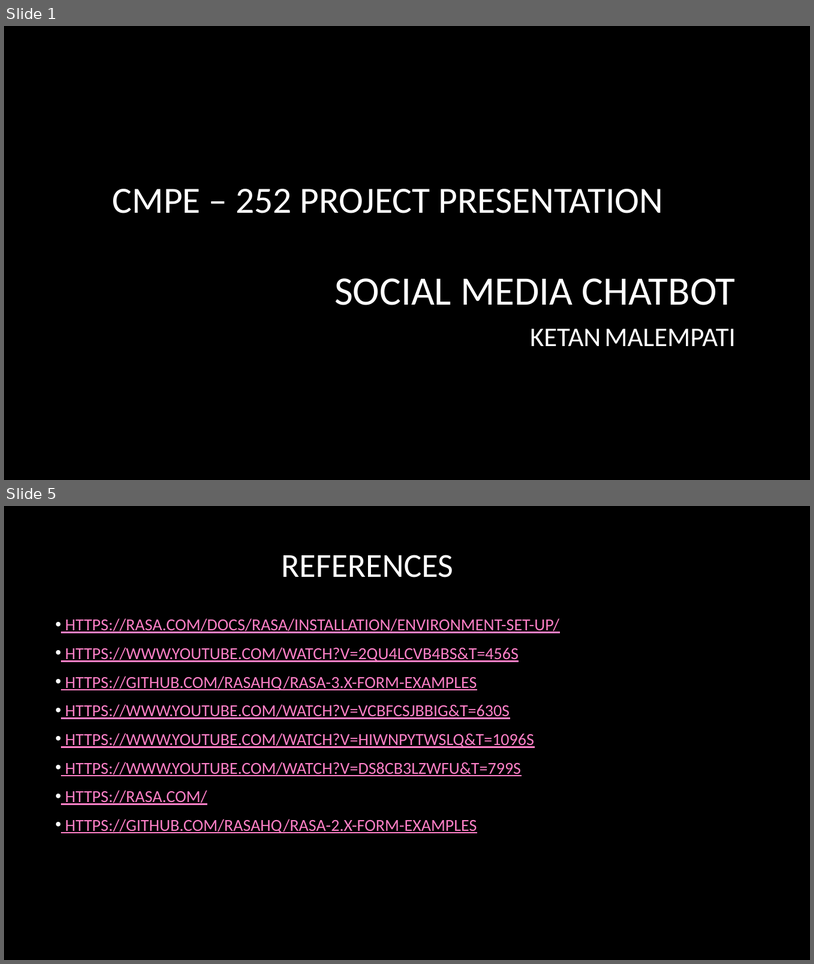
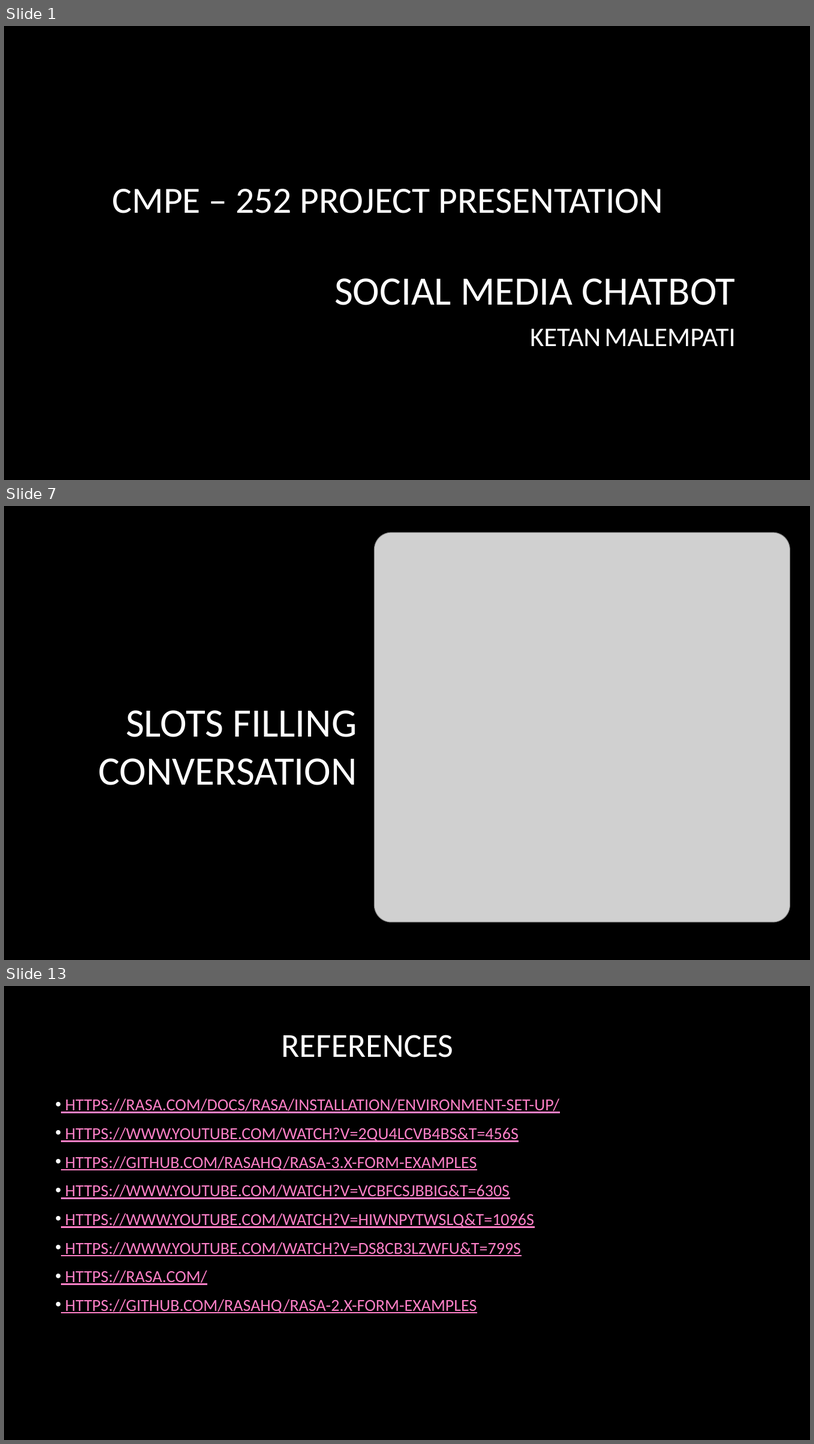
Before and after one commit to ketanmalempati/SocialMedia-ChatBot, a slide deck: CMPE-252 Social Media chatbot.pptx. Shown one above the other, each under a label of ours: slides 1 and 5 before the commit, slides 1, 7 and 13 after it; the slides between them are not shown. The pictures are 814x964 and 814x1444 pixels, drawn with LibreOffice and Linux fonts; fonts in the diff are those of the drawing; grey boxes stand for pictures; background and template pictures are left out. Boxes give left, top, right and bottom in pixels: in the first picture for what was removed or moved away, otherwise in the second. Text is boxed around its words. In the diff, an @@ line names an element or a change of style, - is before the commit and + after.

```diff
--- a/CMPE-252 Social Media chatbot.pptx
+++ b/CMPE-252 Social Media chatbot.pptx
@@ slide 7 added at (4,506,810,960), background picture (left out) @@
@@ picture added at (374,532,791,922) @@
@@ title added at (99,710,357,785), 48 pt, text #FFFFFF @@
+SLOTS FILLING CONVERSATION
@@ what was slide 5 is now slide 13 @@
```
Also in this commit, not shown: 2 slides changed, 8 other slides added, 1 slide removed.
